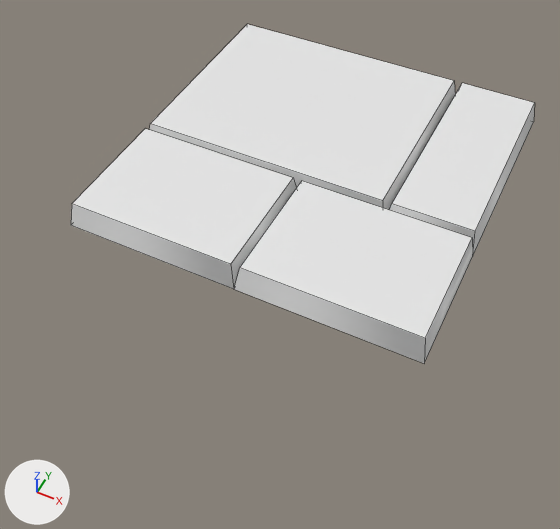
The FBX model Assets/Toon Gas Station/Models/Pavement_2J_4X4.fbx as it was, and as the next commit left it.
The view is the same before and after, from a camera (50 mm lens) standing at (2.64, -6.26, 5.95) and looking at (0.19, -1.35, -0.18). The axes (+X, +Y, +Z) are drawn at lower left. The lights are the same throughout. Mesh edges are drawn as thin lines. Materials are left out; every surface is plain grey. Where no turn or scale is listed for an object, it has been applied to the vertices. Vertices at the same position are counted once.

The scene before the commit, as lines of its bpy script (objects in view):
```python
me_plane_1322 = bpy.data.meshes.new('Plane.1322')
me_plane_1322.from_pydata(...)  # 26 vertices, 20 faces; spans x -2.0..2.0, y -2.0..2.0, z 0.0..0.3
me_plane_1322.materials.append(mat_road_1a_d)
ob_pavement_2j_4x4 = bpy.data.objects.new('Pavement_2J_4X4', me_plane_1322)
ob_pavement_2j_4x4.location = (0.0, 0.0, 0.0)
```
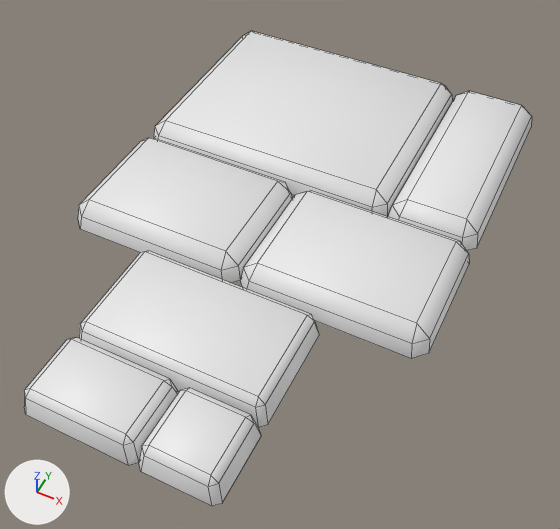
Location of each change, [x1, y1, x2, y2] in pixels of the pictures (560 x 529 px):
'Pavement_2J_4X4', reshaped
    before: [71, 24, 535, 363]
    after: [78, 31, 532, 358]
'Pavement_2J_2X2', added
    after: [24, 251, 319, 506]

The change in detail:
me_plane_1322 is used by ob_pavement_2j_4x4; location (0.0, 0.0, 0.0).
me_plane_1322 had 26 vertices, 20 faces and spanned x -2.0..2.0, y -2.0..2.0, z 0.0..0.3.
me_plane_1322 now has 78 vertices, 68 faces and spans x -2.0..2.0, y -2.0..2.0, z 0.0..0.3.
me_plane_1322 part 1: the whole mesh is rebuilt.
Mesh me_plane_001 is new.
It has 60 vertices, 51 faces and spans x -1.0..1.0, y -1.0..1.0, z 0.0..0.3.
Object 'Pavement_2J_2X2' (ob_pavement_2j_2x2) is new; it shows me_plane_001.
Its location is (0.0, -3.07, 0.0).
